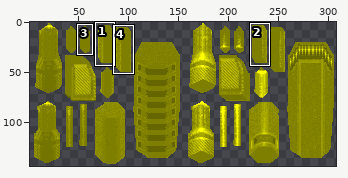
Two states of a sprite sheet, qw/textures/models/g_light_0.png. The picture above shows the old version from afar; the outline marks the close-up.
Close-up. Before:
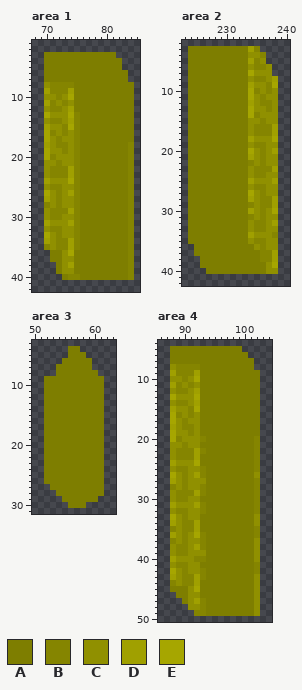
The file is 308x144 pixels. Colours within 5 levels of each other are drawn and written as one. Shown: area 1: x 68..85, y 1..42; area 2: x 223..240, y 2..42; area 3: x 50..63, y 3..31; area 4: x 86..104, y 4..50. The wide view leaves out empty margins. The commit also changed other parts of the picture, which this record leaves out.
Palette (. is transparent): A #7e7e00  B #858500  C #909000  D #a0a000  E #a6a600
After the commit:
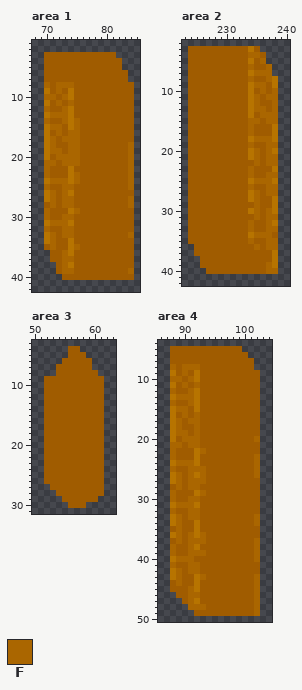
Colours new in this view: F #aa6600
Diff:
colour A: #7e7e00 -> #a05c00
colour E: #a6a600 -> #b77400
Changed rows in their new state; - is a pixel that keeps its letter.
Area 1:
first column x 70:
 8 FAFFF----------
 9 EAFAE----------
10 FFAF-----------
11 EAFAF----------
12 FAAFE----------
13 -FFF-A---------
14 FAAFEF---------
15 EFFA-F---------
16 -AFAFF---------
17 -FAFFF---------
18 EFAAFF--------F
19 -FFAFF--------F
20 -AFFFF--------F
21 FFAFFF--------F
22 FAAAEA--------F
23 FAAAEF--------F
24 EFFF-F--------F
25 FAAFFA--------F
26 -FAFEA--------A
27 EFAFFA--------F
28 AFAFFA--------F
29 FAAAEF--------A
30 FAAFFA--------A
31 EFFFEA--------A
32 FAAFFA--------A
33 -FAFFA--------F
34 EFAAEA--------A
35 AFAAEF--------A
36 ---F----------A
37 ---FF---------A
38 ---FE---------A
39 ---FF---------F
40 ----AA--------A
Area 2:
first column x 234:
 3 EA---
 4 FFA--
 5 EAF--
 6 FAAF-
 7 -FFF-
 8 FAAFE
 9 EFFA-
10 -AFAF
11 -FAFF
12 EFAAF
13 -FFAF
14 -AFFF
15 FFAFF
16 FAAAE
17 FAAAE
18 EFFF-
19 FAAFF
20 -FAFE
21 EFAFF
22 AFAFF
23 FAAAE
24 FAAFF
25 EFFFE
26 FAAFF
27 -FAFF
28 EFAAE
29 AFAAE
30 EFAF-
31 AFAFF
32 FAAFE
33 FAAFF
34 EFFFA
35 FAAFF
36 -FAFF
37 --AAE
38 --AAE
39 ---F-
40 ---FF
Area 4:
first column x 88:
 8 FAFFF----------
 9 EAFAE----------
10 FFAF-----------
11 EAFAF----------
12 FAAFE----------
13 -FFF-----------
14 FAAFE----------
15 EFFA-----------
16 -AFAF----------
17 -FAFF----------
18 EFAAF----------
19 -FFAF----------
20 -AFFFA--------F
21 FFAFF---------A
22 FAAAEF--------A
23 FAAAE---------F
24 EFFF----------F
25 FAAFFF--------F
26 -FAFEF--------F
27 EFAFFF--------A
28 AFAFFA--------A
29 FAAAEF--------A
30 FAAFF---------A
31 EFFFEA--------A
32 FAAFFA--------A
33 -FAFF---------F
34 EFAAE---------F
35 AFAAE---------A
36 EFAF-F--------A
37 AFAFFF--------F
38 FAAFEA--------F
39 FAAFFF--------F
40 EFFFAA--------F
41 FAAFF---------A
42 -FAFFA--------A
43 EFAAEF--------F
44 AFAAE---------F
45 ---F----------F
46 ---FF---------F
47 ---FEA--------F
48 ---FFF--------F
49 ----AA--------F
